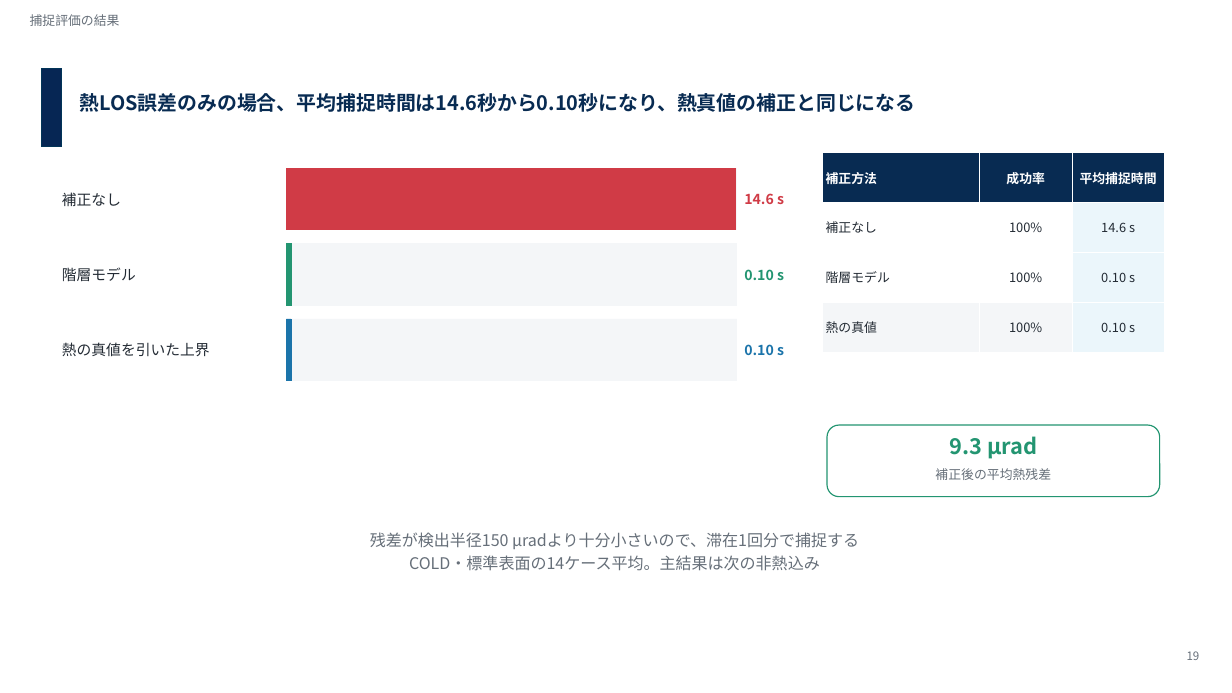
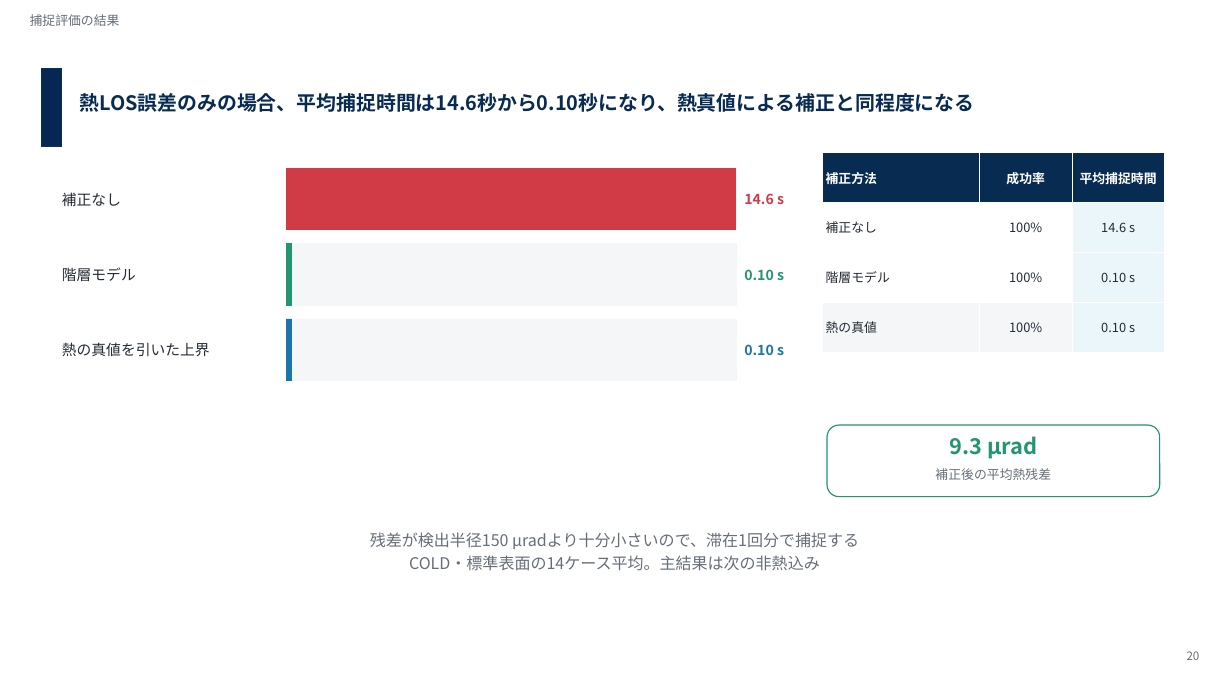
Before and after one commit to Hideki-1029/thermal-deformation-optcomm, a slide deck: slide 24 of papers/seminar/20260928_labseminar_takamoto.pptx. Drawn at 1232x693 pixels with LibreOffice and Linux fonts; fonts in the diff are those of the drawing; background and template pictures are left out. Boxes give left, top, right and bottom in pixels: in the first picture for what was removed or moved away, otherwise in the second. Text is boxed around its words. In the diff, an @@ line names an element or a change of style, - is before the commit and + after.

```diff
--- a/papers/seminar/20260928_labseminar_takamoto.pptx
+++ b/papers/seminar/20260928_labseminar_takamoto.pptx
@@ text at [79, 93, 974, 112]: text changed @@
-熱LOS誤差のみの場合、平均捕捉時間は14.6秒から0.10秒になり、熱真値の補正と同じになる
+熱LOS誤差のみの場合、平均捕捉時間は14.6秒から0.10秒になり、熱真値による補正と同程度になる
@@ text at [1187, 651, 1200, 660]: text changed @@
-19
+20
```
Also in this commit, not shown: 22 other slides changed, 3 slides added, 1 other file.
